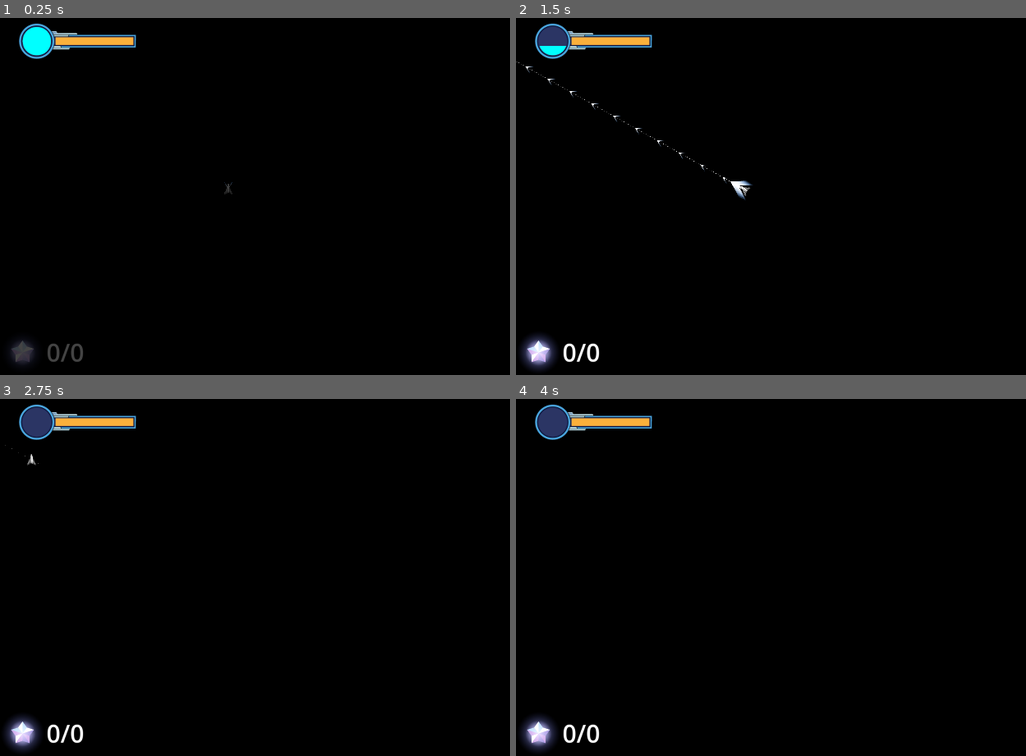
Above: before the commit, frames 1-4 (two rows, left to right).
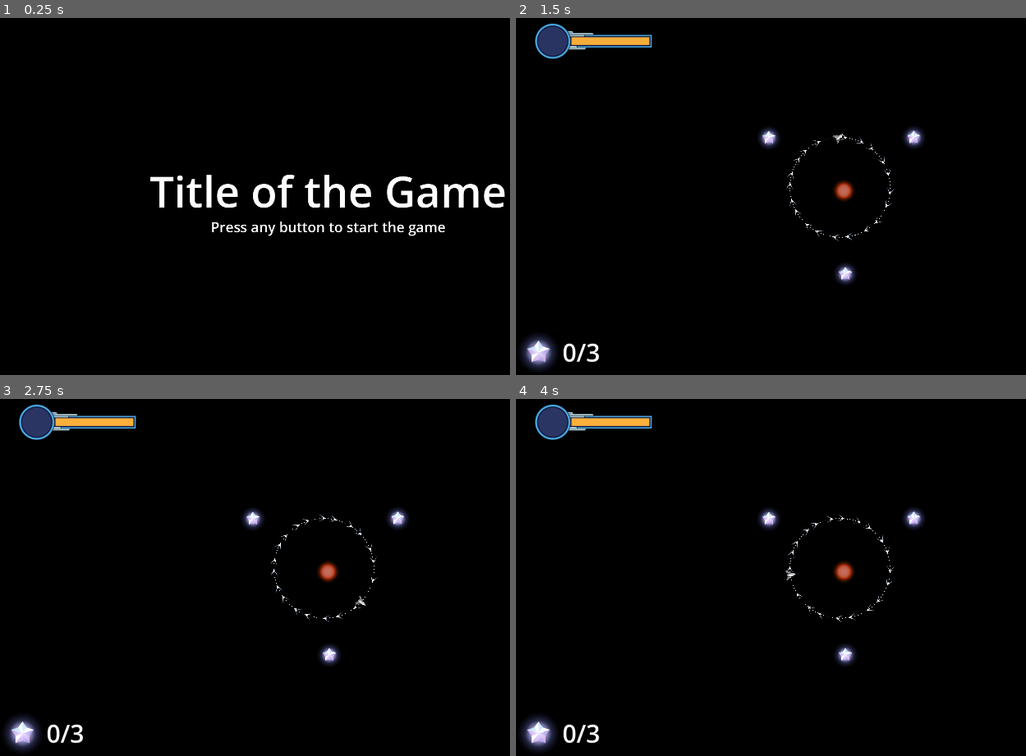
Above: after the commit, the same moments.

Repository: revanj/AstronautAndOrbit
Game: Godot game, scene res://TitleScene.tscn
Two runs of this game, one before a commit and one after it. Both use one fixed random seed, a clock stepped at 60 frames per second and the inputs below. Before the commit the project starts from res://LevelBase.tscn.
Inputs (mouse positions are in pixels of both pictures, inside the frame that each line leads up to):
- Up to frame 1 (0.25 s): no input
- Up to frame 2 (1.5 s): tap Enter at 0.5 s; move the mouse to (990, 171) at 0.52 s; hold D (thruster_right_turn) 0.53-1.25 s; click (990, 171) at 0.67 s; click (990, 171) at 0.77 s; drag from (714, 210) to (811, 264) at 1.27 s
- Up to frame 3 (2.75 s): move the mouse to (392, 491) at 2.02 s; hold D (thruster_right_turn) from 2.03 s (still down); click (392, 491) at 2.17 s
- Up to frame 4 (4 s): release D (thruster_right_turn) at 2.75 s; drag from (811, 645) to (648, 516) at 2.77 s; move the mouse to (outside the picture) at 3.52 s; hold A (thruster_left_turn) from 3.53 s (still down); click (outside the picture) at 3.67 s; click (outside the picture) at 3.77 s

The runs differ from the first frame. In frame 1, 4.4% of the frame differs, in the area x 2-100%, y 1-98%; in frame 2, 1.3%; in frame 3, 1.0%; in frame 4, 1.0%.

Commit message:
Somewhat functional first playable

Diff:
--- /dev/null
+++ b/DeathArea.gd
@@ -0,0 +1,10 @@
+extends Area2D
+
+signal player_dead_by_out_of_bounds
+
+
+
+
+func _on_body_entered(body):
+	if body.is_in_group("spaceship"):
+		emit_signal("player_dead_by_out_of_bounds")
--- a/GameManager.gd
+++ b/GameManager.gd
@@ -1,23 +1,31 @@
 extends Node
 
 var levels = [
-	"res://Levels/Level1/Level1Test.tscn",
-	"res://Levels/Level2/Level2Test.tscn"
+	"res://TestLevels/TestOrbitalCorrection.tscn",
+	"res://TestLevels/TestThrusterStarShift.tscn",
+	"res://TestLevels/TestSimpleSlingshot.tscn",
+	"res://TestLevels/TestMultipleSlingshot.tscn"
 ]
 
 var ending_level = "res://EndingScene.tscn"
-var title_scene = ""
+var title_scene = "res://TitleScene.tscn"
 
 var current_level: int = 0
 
 func find_current_level():
 	var scene_path = get_tree().current_scene.scene_file_path
 	if scene_path != "":
-		current_level = levels.find(scene_path, current_level)
+		print("scene path", scene_path)
+		current_level = levels.find(scene_path, 0)
+		print("found current level", current_level)
 
 func load_next_level():
 	current_level += 1
 	if current_level < len(levels):
+		print("loading level", levels[current_level])
 		get_tree().change_scene_to_file(levels[current_level])
 	else:
 		get_tree().change_scene_to_file(ending_level)
+
+func start_game():
+	get_tree().change_scene_to_file(levels[0])
--- a/Level.gd
+++ b/Level.gd
@@ -7,9 +7,10 @@
 @onready var ui:UI = $UI
 @onready var stars = $Stars.get_children()
 @onready var spaceship:Spaceship = $Spaceship
+@onready var death_area = $DeathArea
 
 func _ready():
-	GameManager.find_current_level()
+	# GameManager.find_current_level()
 
 	spaceship.fuel_changed.connect(ui._on_spaceship_fuel_changed)
 	spaceship.big_jump_fuel_changed.connect(ui._on_spaceship_big_jump_fuel_changed)
@@ -25,3 +26,5 @@
 
 	for s in stars:
 		s.player_dead_by_star.connect(ui._on_player_dead_by_star)
+
+	death_area.player_dead_by_out_of_bounds.connect(ui._on_player_dead_by_out_of_bounds)
--- a/LevelBase.tscn
+++ b/LevelBase.tscn
@@ -1,8 +1,20 @@
-[gd_scene load_steps=4 format=3 uid="uid://w6gs4ljwad72"]
+[gd_scene load_steps=9 format=3 uid="uid://w6gs4ljwad72"]
 
 [ext_resource type="Script" path="res://Level.gd" id="1_6lo08"]
 [ext_resource type="PackedScene" uid="uid://d2docaei0vhfr" path="res://UI/UI.tscn" id="3_btes0"]
+[ext_resource type="Script" path="res://DeathArea.gd" id="4_uwhqr"]
 [ext_resource type="PackedScene" uid="uid://bb832x8inl183" path="res://Spaceship/Spaceship.tscn" id="5_jrsr5"]
+
+[sub_resource type="WorldBoundaryShape2D" id="WorldBoundaryShape2D_5tcth"]
+
+[sub_resource type="WorldBoundaryShape2D" id="WorldBoundaryShape2D_bpk0m"]
+normal = Vector2(1, 0)
+
+[sub_resource type="WorldBoundaryShape2D" id="WorldBoundaryShape2D_2ujbd"]
+normal = Vector2(-1, 0)
+
+[sub_resource type="WorldBoundaryShape2D" id="WorldBoundaryShape2D_7db1e"]
+normal = Vector2(0, 1)
 
 [node name="LevelBase" type="Node2D"]
 texture_filter = 1
@@ -19,3 +31,28 @@
 [node name="UI" parent="." instance=ExtResource("3_btes0")]
 
 [node name="Camera2D" type="Camera2D" parent="."]
+
+[node name="DeathArea" type="Area2D" parent="."]
+script = ExtResource("4_uwhqr")
+
+[node name="CollisionShape2D" type="CollisionShape2D" parent="DeathArea"]
+position = Vector2(1, 643)
+shape = SubResource("WorldBoundaryShape2D_5tcth")
+debug_color = Color(0, 0.6, 0.701961, 0)
+
+[node name="CollisionShape2D2" type="CollisionShape2D" parent="DeathArea"]
+position = Vector2(-1150, -6)
+shape = SubResource("WorldBoundaryShape2D_bpk0m")
+debug_color = Color(0, 0.6, 0.701961, 0)
+
+[node name="CollisionShape2D3" type="CollisionShape2D" parent="DeathArea"]
+position = Vector2(1099, -6)
+shape = SubResource("WorldBoundaryShape2D_2ujbd")
+debug_color = Color(0, 0.6, 0.701961, 0)
+
+[node name="CollisionShape2D4" type="CollisionShape2D" parent="DeathArea"]
+position = Vector2(1, -651)
+shape = SubResource("WorldBoundaryShape2D_7db1e")
+debug_color = Color(0, 0.6, 0.701961, 0)
+
+[connection signal="body_entered" from="DeathArea" to="DeathArea" method="_on_body_entered"]
--- a/Spaceship.gd
+++ b/Spaceship.gd
@@ -36,7 +36,7 @@
 var drag_start_position: Vector2
 var max_jump_speed = 500
 
-var fuel_decrease_amount = 0.6
+var fuel_decrease_amount = 0.3
 var big_jump_fuel_amount = 30
 
 @export var starting_big_jump_fuel = 90
--- a/TestLevels/TestMultipleSlingshot.tscn
+++ b/TestLevels/TestMultipleSlingshot.tscn
@@ -1,8 +1,10 @@
-[gd_scene load_steps=4 format=3 uid="uid://dl8a8sgtugnlg"]
+[gd_scene load_steps=6 format=3 uid="uid://dl8a8sgtugnlg"]
 
 [ext_resource type="PackedScene" uid="uid://w6gs4ljwad72" path="res://LevelBase.tscn" id="1_rhlwq"]
 [ext_resource type="PackedScene" uid="uid://b160ih64nd20k" path="res://GravityObjects/Star.tscn" id="2_or21u"]
+[ext_resource type="Texture2D" uid="uid://cgtd6f5q8jxrl" path="res://Art/StarNeutron.svg" id="3_1v482"]
 [ext_resource type="PackedScene" uid="uid://co8brsgf1hgks" path="res://EnergyStar.tscn" id="3_6xmbc"]
+[ext_resource type="Texture2D" uid="uid://dgcs0446kymnp" path="res://Art/StarRed.svg" id="4_wl7x8"]
 
 [node name="LevelBase" instance=ExtResource("1_rhlwq")]
 
@@ -12,6 +14,7 @@
 
 [node name="Star" parent="Stars" index="0" instance=ExtResource("2_or21u")]
 position = Vector2(169, -157)
+texture = ExtResource("3_1v482")
 effect_radius = 350.0
 
 [node name="Star3" parent="Stars" index="1" instance=ExtResource("2_or21u")]
@@ -20,6 +23,7 @@
 
 [node name="Star2" parent="Stars" index="2" instance=ExtResource("2_or21u")]
 position = Vector2(451, 209)
+texture = ExtResource("4_wl7x8")
 effect_radius = 350.0
 
 [node name="EnergyCrystal" parent="Crystals" index="0" instance=ExtResource("3_6xmbc")]
--- a/TestLevels/TestOrbitalCorrection.tscn
+++ b/TestLevels/TestOrbitalCorrection.tscn
@@ -1,7 +1,8 @@
-[gd_scene load_steps=4 format=3 uid="uid://0pg85oq54epb"]
+[gd_scene load_steps=5 format=3 uid="uid://0pg85oq54epb"]
 
 [ext_resource type="PackedScene" uid="uid://w6gs4ljwad72" path="res://LevelBase.tscn" id="1_4yahq"]
 [ext_resource type="PackedScene" uid="uid://b160ih64nd20k" path="res://GravityObjects/Star.tscn" id="2_g6v8c"]
+[ext_resource type="Texture2D" uid="uid://cya38ef4wtcxt" path="res://Art/StarFailedwannabe.svg" id="3_02ala"]
 [ext_resource type="PackedScene" uid="uid://co8brsgf1hgks" path="res://EnergyStar.tscn" id="3_r3moe"]
 
 [node name="LevelBase" instance=ExtResource("1_4yahq")]
@@ -12,7 +13,12 @@
 starting_velocity = 633.335
 
 [node name="Star" parent="Stars" index="0" instance=ExtResource("2_g6v8c")]
+texture = ExtResource("3_02ala")
 effect_radius = 350.0
+
+[node name="Sprite2D" parent="Stars/Star" index="1"]
+scale = Vector2(1, 1)
+texture = ExtResource("3_02ala")
 
 [node name="EnergyCrystal2" parent="Crystals" index="0" instance=ExtResource("3_r3moe")]
 position = Vector2(204, -156)
@@ -22,3 +28,5 @@
 
 [node name="EnergyCrystal4" parent="Crystals" index="2" instance=ExtResource("3_r3moe")]
 position = Vector2(3.99997, 244)
+
+[editable path="Stars/Star"]
--- a/TestLevels/TestSimpleSlingshot.tscn
+++ b/TestLevels/TestSimpleSlingshot.tscn
@@ -1,8 +1,10 @@
-[gd_scene load_steps=4 format=3 uid="uid://c0a1c3yaxmk7q"]
+[gd_scene load_steps=6 format=3 uid="uid://c0a1c3yaxmk7q"]
 
 [ext_resource type="PackedScene" uid="uid://w6gs4ljwad72" path="res://LevelBase.tscn" id="1_73wph"]
 [ext_resource type="PackedScene" uid="uid://b160ih64nd20k" path="res://GravityObjects/Star.tscn" id="2_t10vf"]
+[ext_resource type="Texture2D" uid="uid://rftq5wkvdy6s" path="res://Art/StarRedgiant.svg" id="3_qrbn8"]
 [ext_resource type="PackedScene" uid="uid://co8brsgf1hgks" path="res://EnergyStar.tscn" id="3_ur5qs"]
+[ext_resource type="Texture2D" uid="uid://bqn66tyhuu470" path="res://Art/StarOrange.svg" id="4_qpnyj"]
 
 [node name="LevelBase" instance=ExtResource("1_73wph")]
 
@@ -12,10 +14,12 @@
 
 [node name="Star" parent="Stars" index="0" instance=ExtResource("2_t10vf")]
 position = Vector2(409, -146)
+texture = ExtResource("3_qrbn8")
 effect_radius = 350.0
 
 [node name="Star3" parent="Stars" index="1" instance=ExtResource("2_t10vf")]
 position = Vector2(-586, 267)
+texture = ExtResource("4_qpnyj")
 effect_radius = 350.0
 
 [node name="EnergyCrystal" parent="Crystals" index="0" instance=ExtResource("3_ur5qs")]
@@ -26,3 +30,6 @@
 
 [node name="EnergyCrystal3" parent="Crystals" index="2" instance=ExtResource("3_ur5qs")]
 position = Vector2(395, -346)
+
+[node name="CollisionShape2D" parent="DeathArea" index="0"]
+debug_color = Color(0, 0.596078, 0.701961, 0)
--- a/TestLevels/TestThrusterStarShift.tscn
+++ b/TestLevels/TestThrusterStarShift.tscn
@@ -1,8 +1,10 @@
-[gd_scene load_steps=4 format=3 uid="uid://b461kvwtstg3r"]
+[gd_scene load_steps=6 format=3 uid="uid://b461kvwtstg3r"]
 
 [ext_resource type="PackedScene" uid="uid://w6gs4ljwad72" path="res://LevelBase.tscn" id="1_vfgw3"]
 [ext_resource type="PackedScene" uid="uid://b160ih64nd20k" path="res://GravityObjects/Star.tscn" id="2_7bsnp"]
 [ext_resource type="PackedScene" uid="uid://co8brsgf1hgks" path="res://EnergyStar.tscn" id="3_chk8m"]
+[ext_resource type="Texture2D" uid="uid://bekwdyi03o4ny" path="res://Art/StarWhitegiant.svg" id="3_ix4v4"]
+[ext_resource type="Texture2D" uid="uid://fgmwbw0shedp" path="res://Art/StarYellow.svg" id="4_ga58w"]
 
 [node name="LevelBase" instance=ExtResource("1_vfgw3")]
 
@@ -13,10 +15,12 @@
 
 [node name="Star" parent="Stars" index="0" instance=ExtResource("2_7bsnp")]
 position = Vector2(-147, 143)
+texture = ExtResource("3_ix4v4")
 effect_radius = 350.0
 
 [node name="Star2" parent="Stars" index="1" instance=ExtResource("2_7bsnp")]
 position = Vector2(154, -131)
+texture = ExtResource("4_ga58w")
 effect_radius = 350.0
 
 [node name="EnergyCrystal2" parent="Crystals" index="0" instance=ExtResource("3_chk8m")]
--- /dev/null
+++ b/TitleScene.gd
@@ -0,0 +1,5 @@
+extends Control
+
+func _input(event):
+	if event is InputEventMouseButton || event is InputEventKey:
+		GameManager.start_game()
--- /dev/null
+++ b/TitleScene.tscn
@@ -0,0 +1,44 @@
+[gd_scene load_steps=2 format=3 uid="uid://cg5ubv3334ejy"]
+
+[ext_resource type="Script" path="res://TitleScene.gd" id="1_jqqe4"]
+
+[node name="Control" type="Control"]
+layout_mode = 3
+anchors_preset = 15
+anchor_right = 1.0
+anchor_bottom = 1.0
+grow_horizontal = 2
+grow_vertical = 2
+script = ExtResource("1_jqqe4")
+
+[node name="Label" type="Label" parent="."]
+layout_mode = 1
+anchors_preset = 8
+anchor_left = 0.5
+anchor_top = 0.5
+anchor_right = 0.5
+anchor_bottom = 0.5
+offset_left = -20.0
+offset_top = -13.0
+offset_right = 20.0
+offset_bottom = 13.0
+grow_horizontal = 2
+grow_vertical = 2
+theme_override_font_sizes/font_size = 126
+text = "Title of the Game"
+
+[node name="Label2" type="Label" parent="."]
+layout_mode = 1
+anchors_preset = 8
+anchor_left = 0.5
+anchor_top = 0.5
+anchor_right = 0.5
+anchor_bottom = 0.5
+offset_left = -307.0
+offset_top = 78.0
+offset_right = 307.0
+offset_bottom = 138.0
+grow_horizontal = 2
+grow_vertical = 2
+theme_override_font_sizes/font_size = 41
+text = "Press any button to start the game"
--- a/UI.gd
+++ b/UI.gd
@@ -25,6 +25,7 @@
 	update_crystal_label()
 	if crystals_collected == total_crystals:
 		facade_darken_await()
+		print("calling load_next_level")
 		GameManager.load_next_level()
 
 func update_crystal_label():
@@ -34,6 +35,9 @@
 	facade_darken_await()
 	get_tree().reload_current_scene()
 
+func _on_player_dead_by_out_of_bounds():
+	facade_darken_await()
+	get_tree().reload_current_scene()
 
 func facade_clear_await():
 	var tween = get_tree().create_tween()
--- a/UI/UI.tscn
+++ b/UI/UI.tscn
@@ -14,15 +14,6 @@
 visible = false
 
 [node name="CrystalCollect" parent="." instance=ExtResource("3_d2oqe")]
-
-[node name="Facade" type="ColorRect" parent="."]
-visible = false
-anchors_preset = 15
-anchor_right = 1.0
-anchor_bottom = 1.0
-grow_horizontal = 2
-grow_vertical = 2
-color = Color(0, 0, 0, 0)
 
 [node name="FuelMeter" type="TextureRect" parent="."]
 offset_left = 54.0
@@ -50,3 +41,12 @@
 value = 90.0
 fill_mode = 3
 texture_progress = ExtResource("5_0wgu0")
+
+[node name="Facade" type="ColorRect" parent="."]
+visible = false
+anchors_preset = 15
+anchor_right = 1.0
+anchor_bottom = 1.0
+grow_horizontal = 2
+grow_vertical = 2
+color = Color(0, 0, 0, 0)
--- a/project.godot
+++ b/project.godot
@@ -11,7 +11,7 @@
 [application]
 
 config/name="AstronautAndOrbit"
-run/main_scene="res://LevelBase.tscn"
+run/main_scene="res://TitleScene.tscn"
 config/features=PackedStringArray("4.1", "Forward Plus")
 config/icon="res://icon.svg"
 
